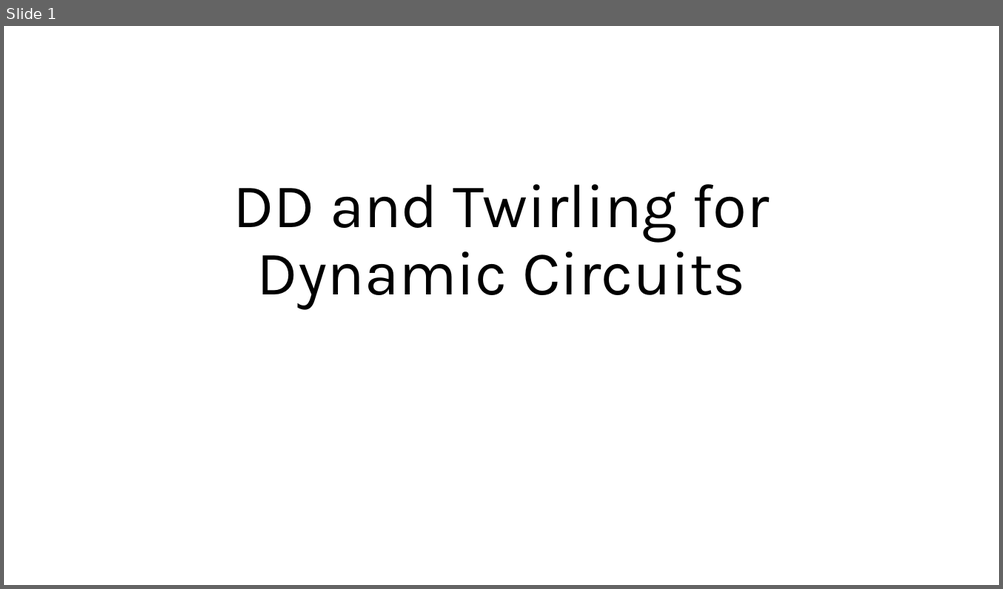
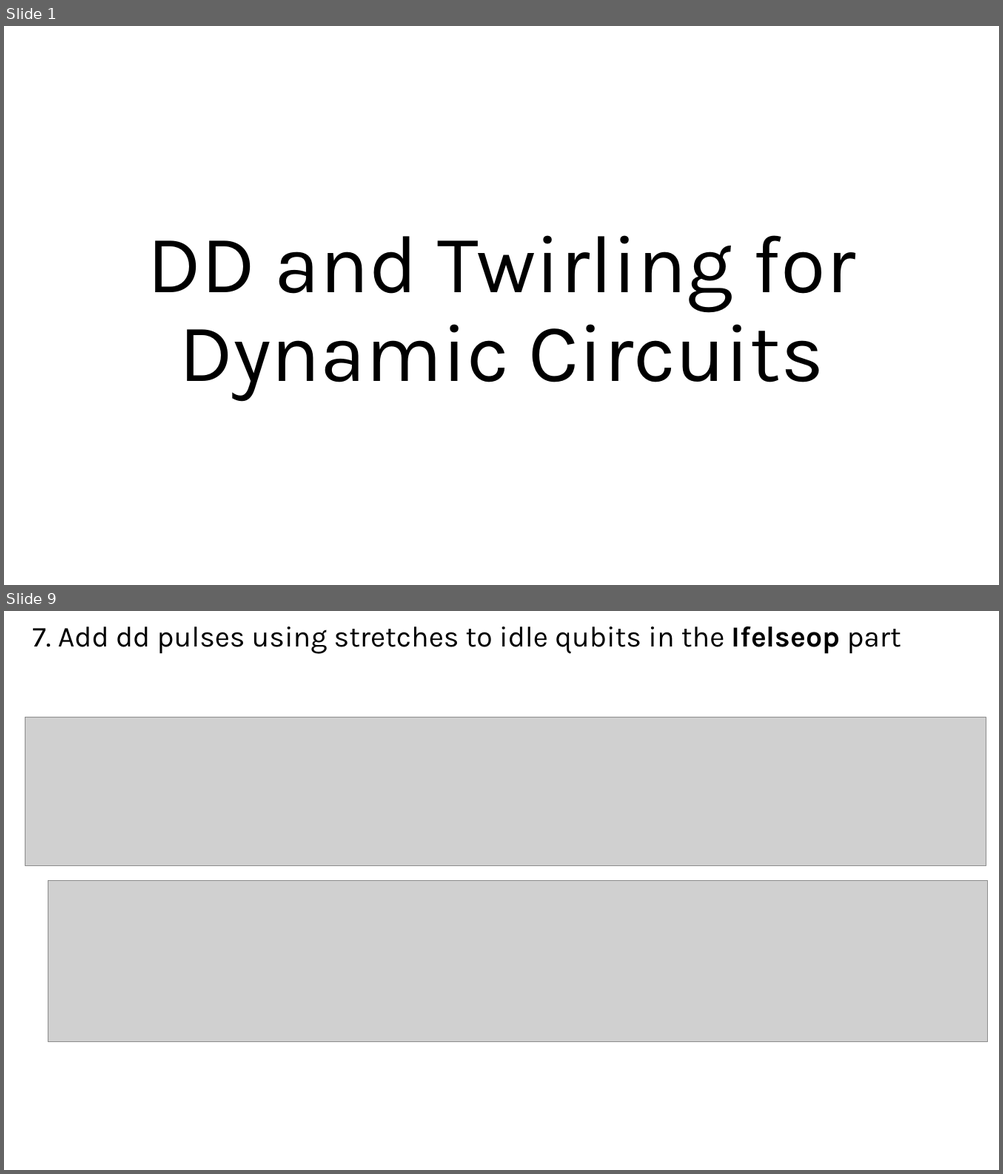
Before and after one commit to Shreyansh9878/8-Qubit-Bell-Inequality, a slide deck: DD and Twirling for Dynamic Circuits.pptx. Shown one above the other, each under a label of ours: slide 1 before the commit, slides 1 and 9 after it; the slides between them are not shown. The pictures are 1003x589 and 1003x1174 pixels, drawn with LibreOffice and Linux fonts; fonts in the diff are those of the drawing; grey boxes stand for pictures. Boxes give left, top, right and bottom in pixels: in the first picture for what was removed or moved away, otherwise in the second. Text is boxed around its words. In the diff, an @@ line names an element or a change of style, - is before the commit and + after.

```diff
--- a/DD and Twirling for Dynamic Circuits.pptx
+++ b/DD and Twirling for Dynamic Circuits.pptx
@@ slide 9 added at box(4, 611, 999, 1170), background #FFFFFF @@
@@ text added at box(32, 626, 901, 654), 28 pt, text #000000 @@
+7. Add dd pulses using stretches to idle qubits in the Ifelseop part
@@ picture added at box(25, 718, 986, 866) @@
@@ picture added at box(48, 881, 987, 1042) @@
@@ slide 1 changed as well @@
@@ title "DD and Twirling for Dynamic ...": place and size @@
-title "DD and Twirling for Dynamic ..." at box(233, 184, 769, 309)
+title "DD and Twirling for Dynamic ..." at box(147, 235, 855, 400)
@@ title "DD and Twirling for Dynamic ..." at box(147, 235, 855, 400): size 60 to 79.2 pt @@
```
Also in this commit, not shown: 7 other slides added, 1 slide removed.
